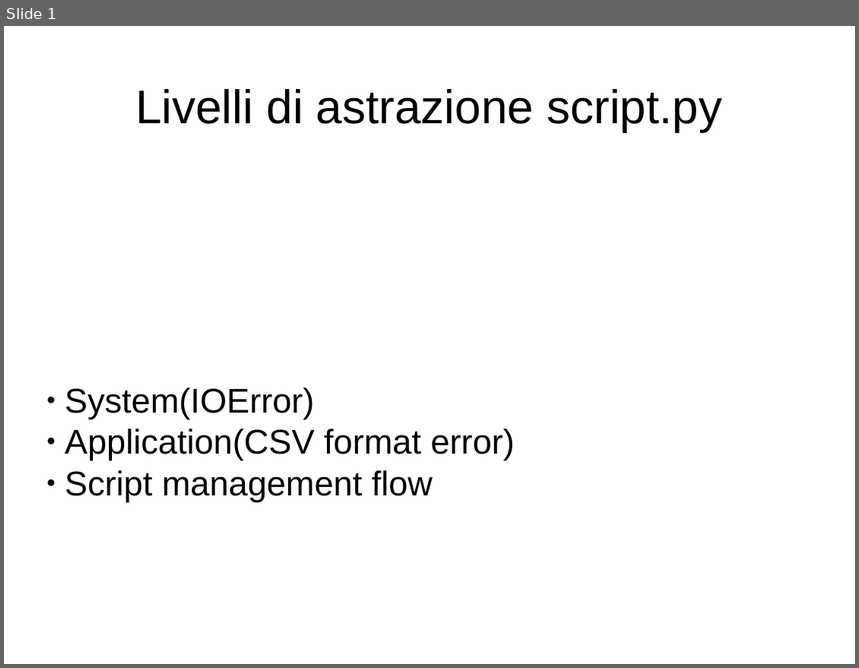
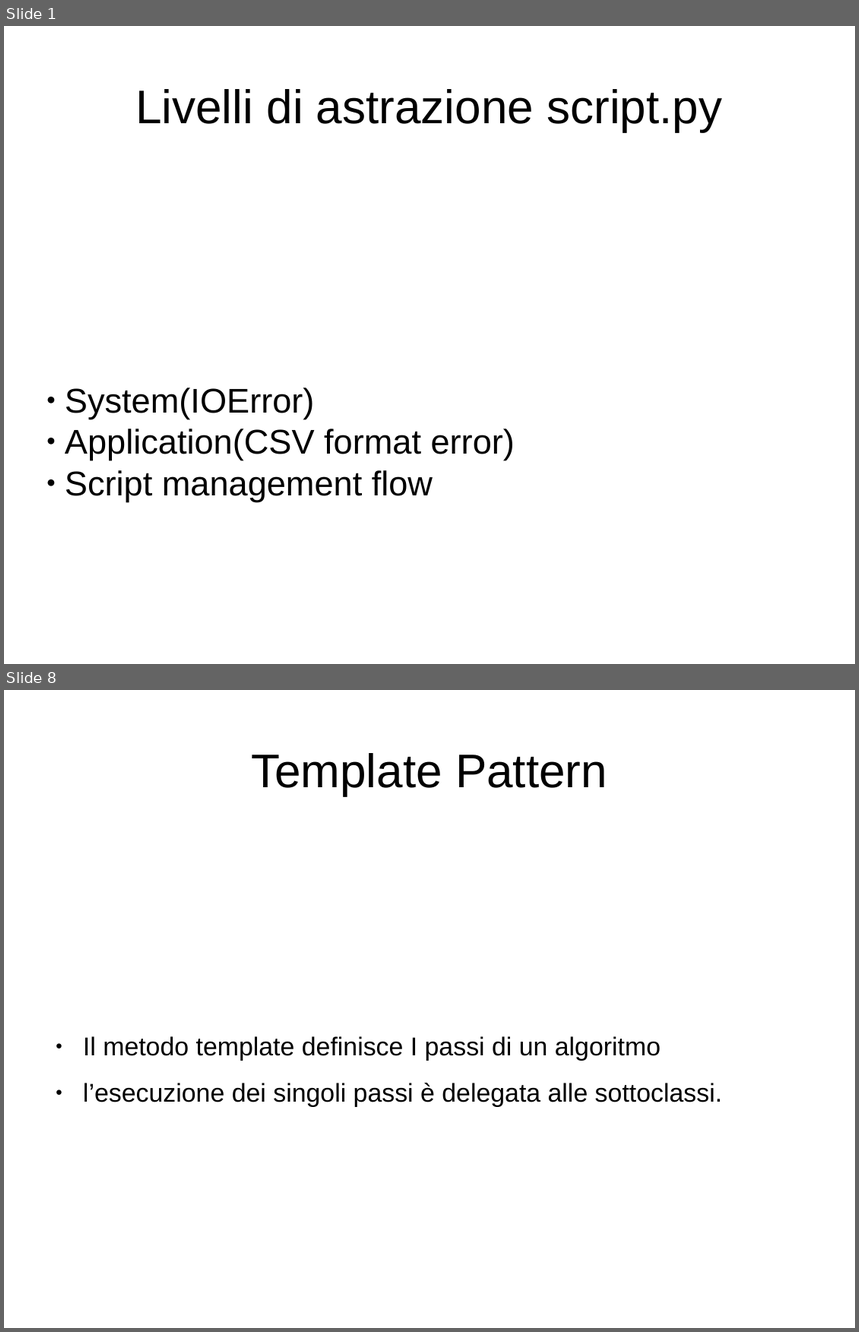
Before and after one commit to nicolacammillini/spacedys-batch, a slide deck: docs/slides-batch.odp. Shown one above the other, each under a label of ours: slide 1 before the commit, slides 1 and 8 after it; the slides between them are not shown. The pictures are 859x668 and 859x1332 pixels, drawn with LibreOffice and Linux fonts; fonts in the diff are those of the drawing. Boxes give left, top, right and bottom in pixels: in the first picture for what was removed or moved away, otherwise in the second. Text is boxed around its words. In the diff, an @@ line names an element or a change of style, - is before the commit and + after.

```diff
--- a/docs/slides-batch.odp
+++ b/docs/slides-batch.odp
@@ slide 8 added at [4, 690, 855, 1328], background #FFFFFF @@
@@ title added at [251, 753, 607, 796], 44 pt, text #000000 @@
+Template Pattern
@@ text added at [83, 1037, 722, 1107], 24 pt, text #000000 @@
+● Il metodo template definisce I passi di un algoritmo
+● l’esecuzione dei singoli passi è delegata alle sottoclassi.
```
Also in this commit, not shown: 2 slides changed, 8 other slides added.
